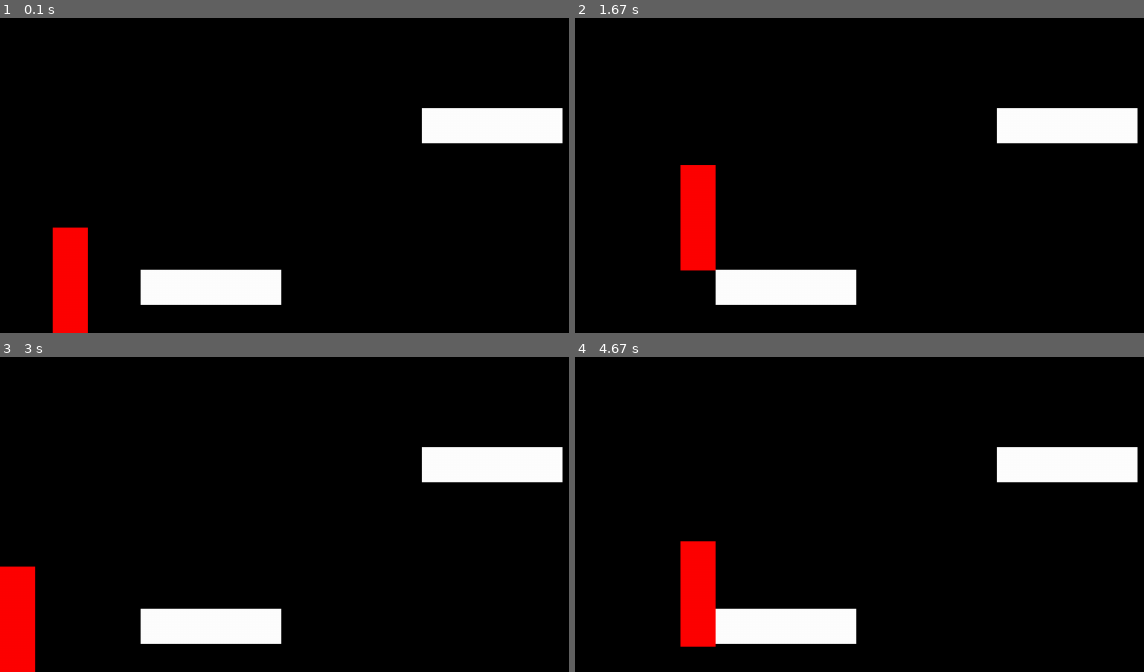
Above: before the commit, frames 1-4 (two rows, left to right).
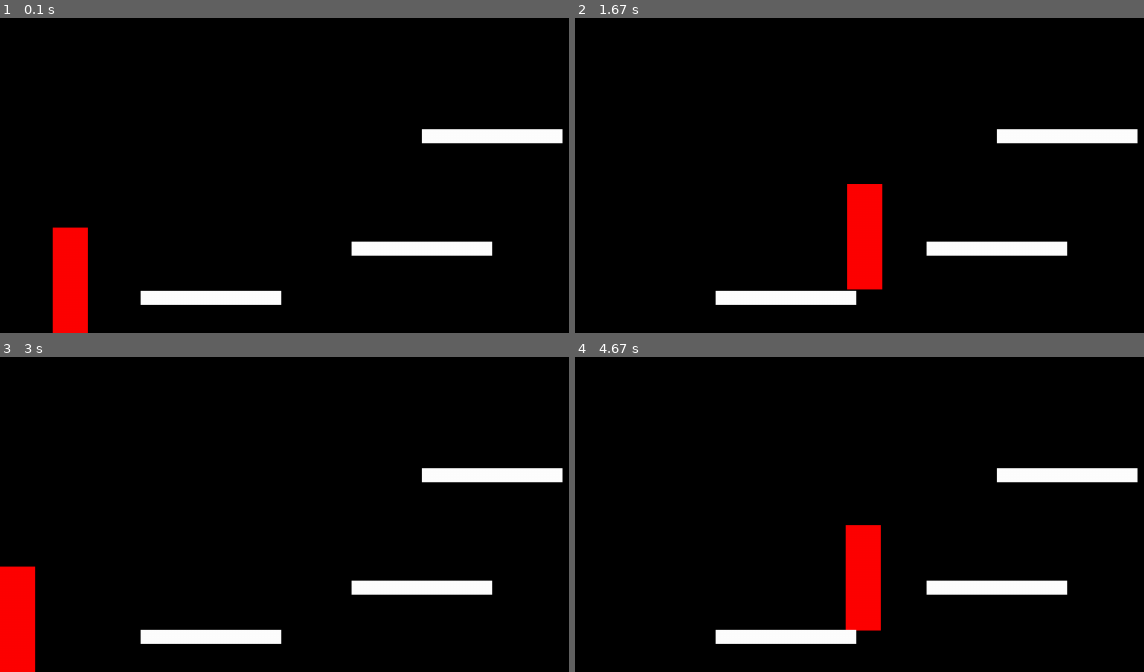
Above: after the commit, the same moments.

Repository: sps-trutnov-eps/projekt-2ep-utek_z_jeskyne
Game: pygame game, started from source/movement.py
The game is run twice, just before and just after one commit, with the same random seed, the same clock (stepped at 60 frames per second) and the same inputs.
Inputs:
- Up to frame 1 (0.1 s): no input
- Up to frame 2 (1.67 s): hold Right 0.33-0.8 s; hold Up 0.83-1.13 s; hold Right 1.17-1.63 s
- Up to frame 3 (3 s): hold Left 1.67-2.2 s; tap D at 2.57 s; hold Left from 2.9 s (still down)
- Up to frame 4 (4.67 s): release Left at 3.3 s; hold Up 3.33-3.7 s; hold Right 3.73-4.37 s

The runs differ from the first frame. In frame 1, 4.7% of the frame differs, in the area x 24-99%, y 28-87%; in frame 2, 8.8%, in the area x 18-99%, y 28-87%; in frame 3, 4.7%; in frame 4, 8.8%.

Commit message:
kolize 90% finished
male bugy behem skakani

Diff:
--- a/source/movement.py
+++ b/source/movement.py
@@ -9,7 +9,6 @@
 OnGround = True
 AirSpeed = 260		#rychlost pohybu mid air
 GroundSpeed = 235	#rychlost pohybu normalne
-
 
 class character(pygame.sprite.Sprite):
 	def __init__(self, x, y, HP, OnGround):
@@ -40,6 +39,9 @@
 		if pressed[pygame.K_UP] or pressed[pygame.K_w]: #Skakani
 			if self.OnGround:
 				self.move.y = -1150
+			jumping = True
+		else:
+			jumping = False
 
 		if pressed[pygame.K_DOWN] or pressed[pygame.K_s]: #pohyb dolu (asi pak po zdech)
 			if not self.OnGround:
@@ -66,11 +68,7 @@
 
 
 
-
-
-
 Hrac = character(100, 720, 100, OnGround)
-#Hrac.append(character(100, 720 - 100, 100, OnGround))
 
 allSprites = pygame.sprite.GroupSingle()
 allSprites.add(Hrac)
@@ -82,74 +80,75 @@
 		self.move = pygame.math.Vector2()
 		self.sirka = sirka
 		self.vyska = vyska
-		self.image = pygame.Surface((200, 50))
+		self.image = pygame.Surface((200, 20))
 		self.image.fill((255, 255, 255))
 		self.rect = self.image.get_rect(midbottom = (round(self.pos.x), round(self.pos.y)))
 
 
-Bloky = (environmentblock(300, 680, 200, 50),environmentblock(700, 450, 600, 50))
 AllCaveSprites = pygame.sprite.Group()
+Bloky = (environmentblock(300, 680, 200, 50),environmentblock(700, 450, 600, 50),environmentblock(600, 610, 10, 70))
 AllCaveSprites.add(Bloky)
 
-
-LastPosition = [] #vsechny pozice hrace a pak jen prectes tu posledni a portnes ho tam
+OnTopBlock = True #jak vim ze je postava na hore na bloku a nemam aplikovat teleport do strany
+jumping = False
+#TODO: kdyz jses ve skoku a zaroven jdes do strany, aby te to neteleportovalo na kraj bloku
 
 while running:
 	for event in pygame.event.get():
 		if event.type == pygame.QUIT:
 			running = False
 
-
-
 	screen.fill((0,0,0))
 	time_passed = clock.tick(60) / 1000.0
 
-	allSprites.update(time_passed)
-
 	KolizovanySprite = pygame.sprite.spritecollide(Hrac, AllCaveSprites, False)
 
-#Zvlast X a Y pohyb kolize
+
+	#KOLIZE SE ZDMI
+	Hrac.rect.centerx = round(Hrac.pos.x)
+	Hrac.rect.centery = round(Hrac.pos.y)
 	for sprite in KolizovanySprite:
-		if Hrac.move.x > 0:
-			Hrac.rect.right = sprite.rect.left
-			Hrac.move.x = 0
-			Hrac.pos.x = Hrac.rect.centerx #resetnuti logicke a graficke casti hrace
-			print('Pohyb doprava')
-		if Hrac.move.x < 0:
-			Hrac.rect.left = sprite.rect.right
-			Hrac.move.x = 0
-			Hrac.pos.x = Hrac.rect.centerx
-			print('Pohyb doleva')
+		if not OnTopBlock and not jumping: #pokud hrac neni na vrchu bloku
+			if Hrac.move.x > 0:
+				if Hrac.rect.right > sprite.rect.left:
+					Hrac.rect.right = sprite.rect.left
+					Hrac.move.x = 0
+					Hrac.pos.x = Hrac.rect.centerx #sjednoceni logicke a graficke casti hrace
+					print('kolize v levo')
+			if Hrac.move.x < 0:
+				if Hrac.rect.left < sprite.rect.right:
+					Hrac.rect.left = sprite.rect.right
+					Hrac.move.x = 0
+					Hrac.pos.x = Hrac.rect.centerx
+					print('kolize v pravo')
 
-	Hrac.pos.x = Hrac.pos.x
+		if Hrac.move.y > 0: #pohyb dolu
+			if Hrac.rect.bottom > sprite.rect.top:
+				Hrac.rect.bottom = sprite.rect.top
+				Hrac.move.y = 0
+				Hrac.pos.y = Hrac.rect.bottom +1
+				Hrac.OnGround = True
+				OnTopBlock = True
+				print('kolize dole')
+		elif Hrac.move.y < 0: #pohyb nahoru
+			if Hrac.rect.top > sprite.rect.bottom:
+				Hrac.rect.top = sprite.rect.bottom
+				Hrac.move.y *= -1
+				Hrac.pos.y = Hrac.rect.bottom
+				print('kolize nahore')
+		else:
+			OnTopBlock = False
 
 
-	for sprite in KolizovanySprite:
-		if Hrac.move.y > 0:
-			Hrac.rect.bottom = sprite.rect.top
-			Hrac.move.y = 0
-			print('Pohyb dolu')
-		if Hrac.move.y < 0:
-			Hrac.rect.top = sprite.rect.bottom
-			Hrac.move.y = 0
-#			Hrac.pos.y += 2
-			Hrac.pos.y = Hrac.rect.centery
-			print('Pohyb nahoru')
 
-	Hrac.pos.y = Hrac.pos.y
+#	Hrac.pos.x = Hrac.rect.centerx
+#	Hrac.pos.y = Hrac.rect.bottom
 
 
-	KolizovanySprite.clear
-
-#	LastPosition.append(Hrac.pos.x, Hrac.pos.y) #TODO: try this
-
+	allSprites.update(time_passed)
 
 	allSprites.draw(screen)
 	AllCaveSprites.draw(screen)
-
-
-
-
 
 
 	pygame.display.flip()
